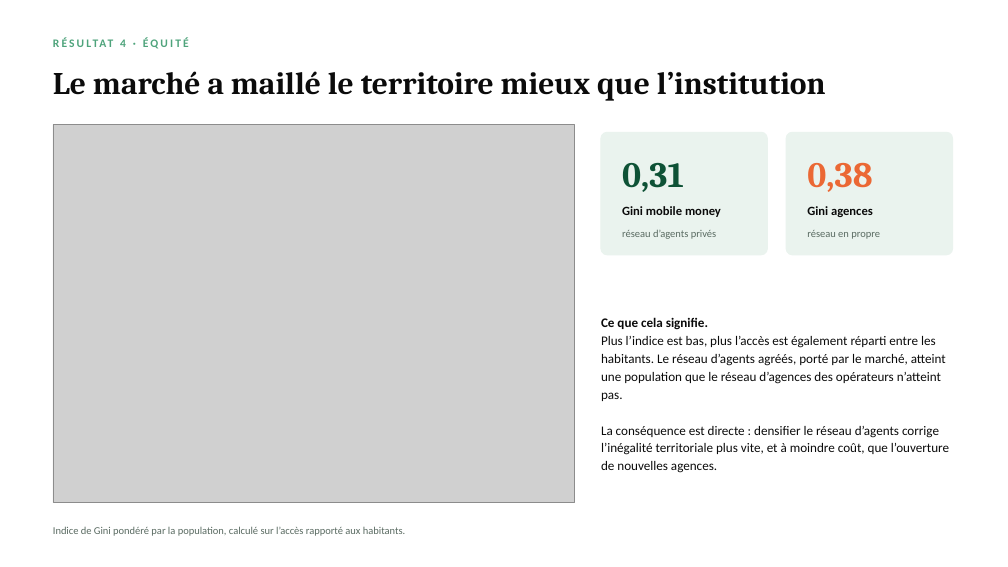
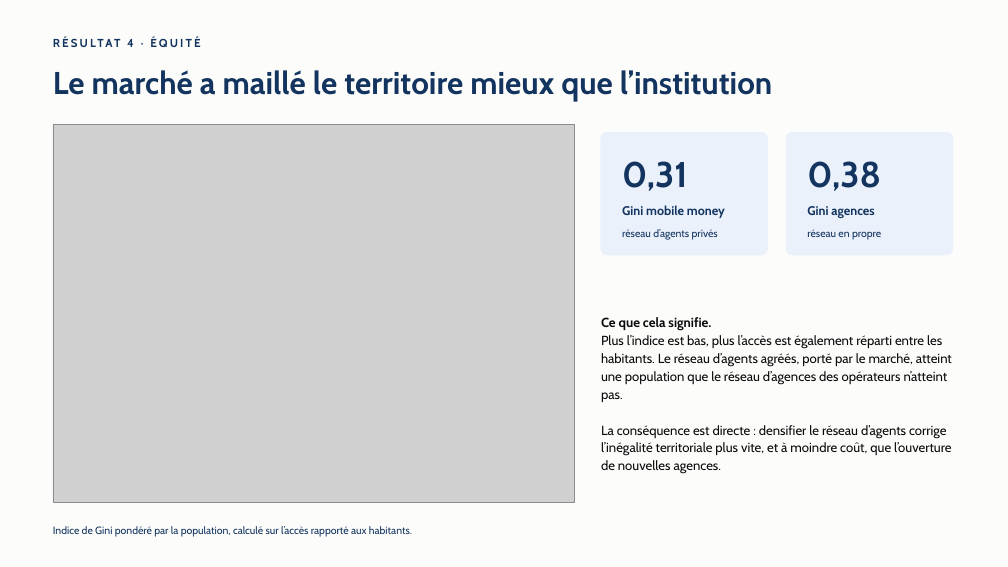
Before and after one commit to jack-junior/togo-acces-numerique, a slide deck: slide 6 of rapport/Rapport_Defi1_Acces_numerique_Togo.pptx. Drawn at 1008x567 pixels with LibreOffice and Linux fonts; fonts in the diff are those of the drawing; grey boxes stand for pictures. Boxes give left, top, right and bottom in pixels: in the first picture for what was removed or moved away, otherwise in the second. Text is boxed around its words. In the diff, an @@ line names an element or a change of style, - is before the commit and + after.

```diff
--- a/rapport/Rapport_Defi1_Acces_numerique_Togo.pptx
+++ b/rapport/Rapport_Defi1_Acces_numerique_Togo.pptx
@@ background #FFFFFF to #FCFCFB @@
@@ text "RÉSULTAT 4 · ÉQUITÉ" at (127, 39, 134, 47): font Calibri to Cabin, text colour #4FA47C to #12345F @@
@@ text "Le marché a maillé le ..." at (53, 70, 772, 101): font Cambria to Cabin, text colour #0B0B0B to #12345F @@
@@ rounded rectangle at (601, 132, 768, 255): fill #EAF3EE to #EAF1FB; outline #EAF3EE 1 pt to #EAF1FB 1 pt @@
@@ text "0,31" at (622, 161, 687, 191): font Cambria to Cabin, text colour #0E5236 to #12345F @@
@@ rounded rectangle at (786, 132, 953, 255): fill #EAF3EE to #EAF1FB; outline #EAF3EE 1 pt to #EAF1FB 1 pt @@
@@ text "0,38" at (807, 161, 881, 191): font Cambria to Cabin, text colour #EB6834 to #12345F @@
@@ text "Gini mobile money" at (622, 205, 725, 218): font Calibri to Cabin, text colour #0B0B0B to #12345F @@
@@ text "Gini agences" at (807, 206, 874, 218): font Calibri to Cabin, text colour #0B0B0B to #12345F @@
@@ text "Ce que cela signifie." at (601, 317, 952, 474): font Calibri to Cabin @@
@@ font Calibri to Cabin, text colour #5A6B62 to #12345F in 3 elements at (622, 229, 718, 240), (807, 229, 881, 240), (53, 526, 412, 537) @@
```
Also in this commit, not shown: 9 other slides changed.
